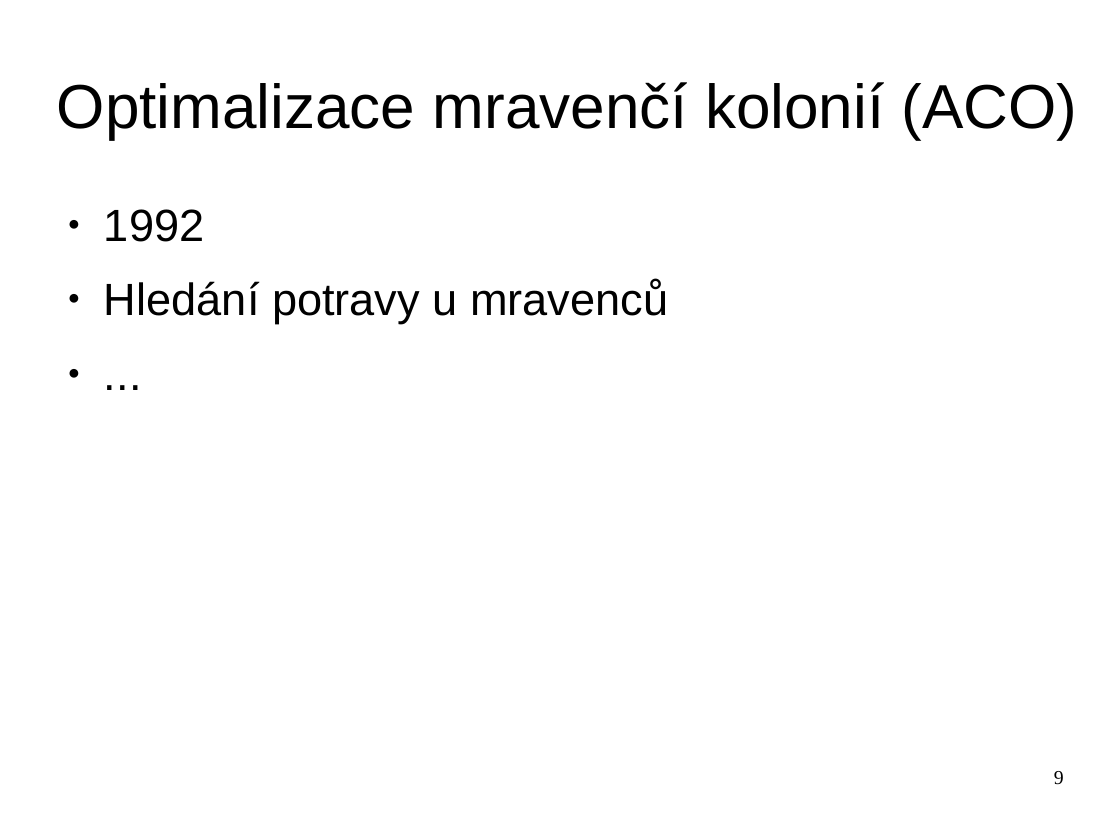
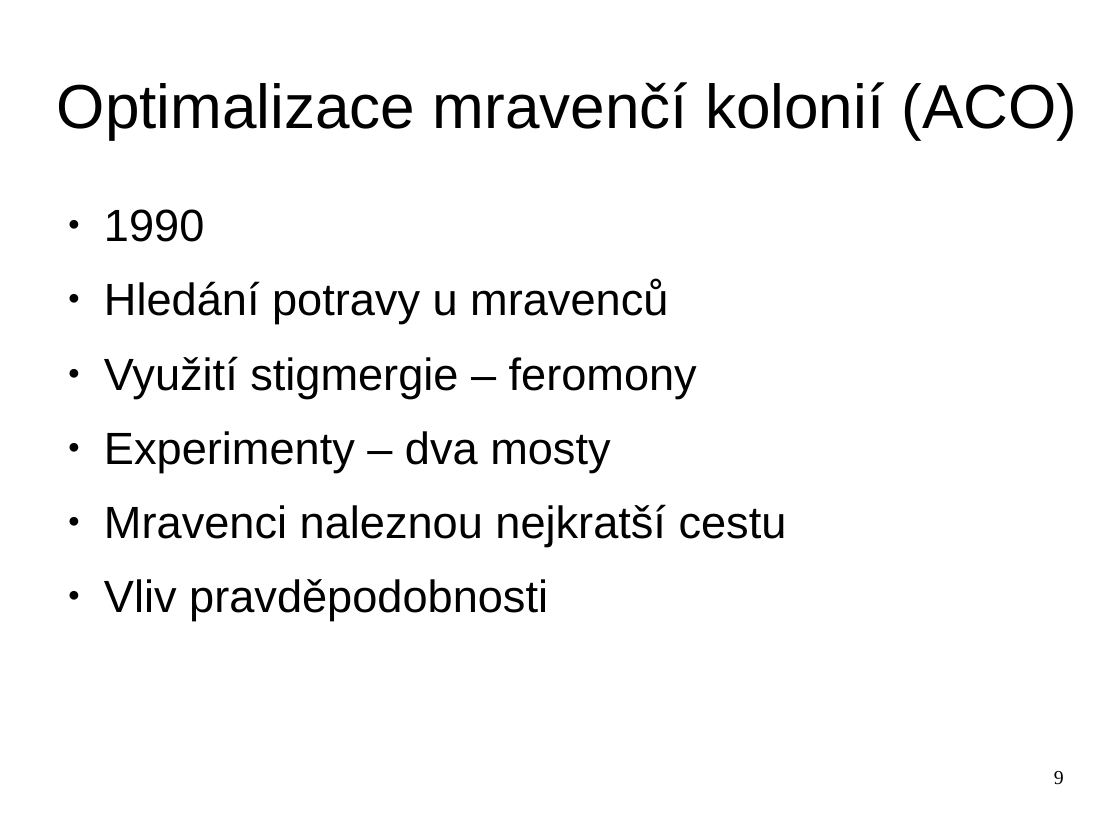
Before and after one commit to hellerstanislav/sin, a slide deck: slide 9 of presentation/swarm.odp. Drawn at 1120x840 pixels with LibreOffice and Linux fonts; fonts in the diff are those of the drawing. Boxes give left, top, right and bottom in pixels: in the first picture for what was removed or moved away, otherwise in the second. Text is boxed around its words. In the diff, an @@ line names an element or a change of style, - is before the commit and + after.

```diff
--- a/presentation/swarm.odp
+++ b/presentation/swarm.odp
@@ text at [104, 209, 204, 242]: text changed @@
-● 1992
+● 1990
@@ text at [104, 356, 787, 621]: text changed @@
-● ...
+● Využití stigmergie – feromony
+● Experimenty – dva mosty
+● Mravenci naleznou nejkratší cestu
+● Vliv pravděpodobnosti
```
Also in this commit, not shown: 5 other slides changed, 5 other files.
